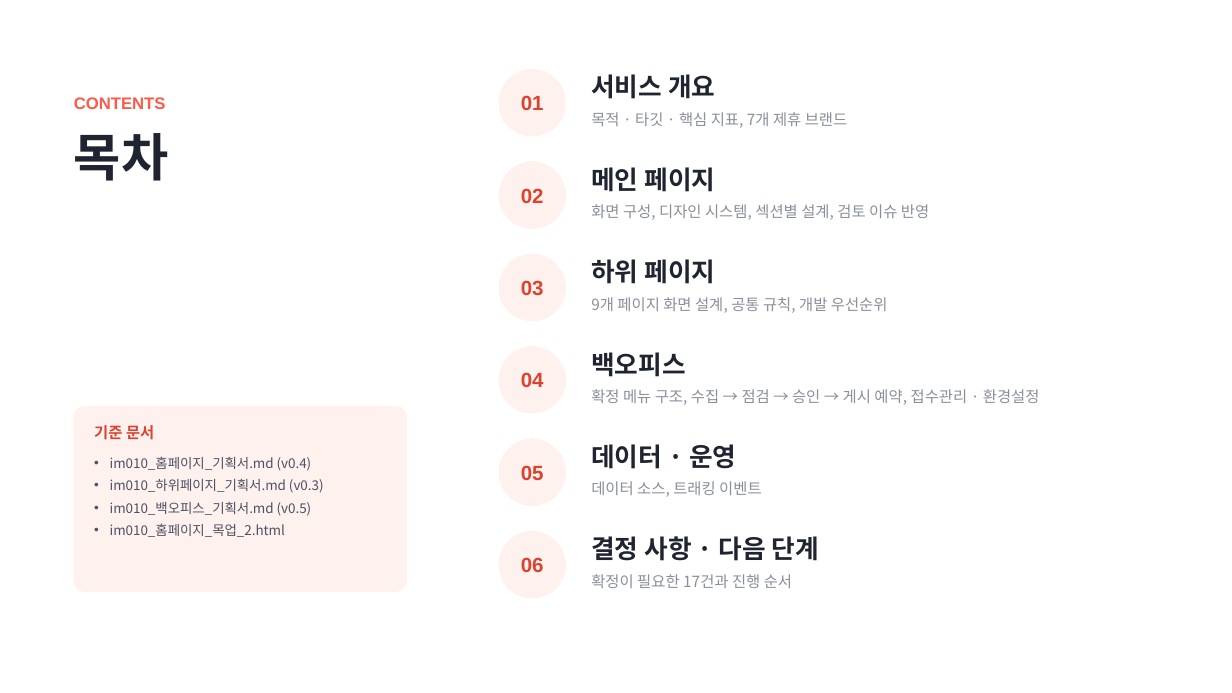
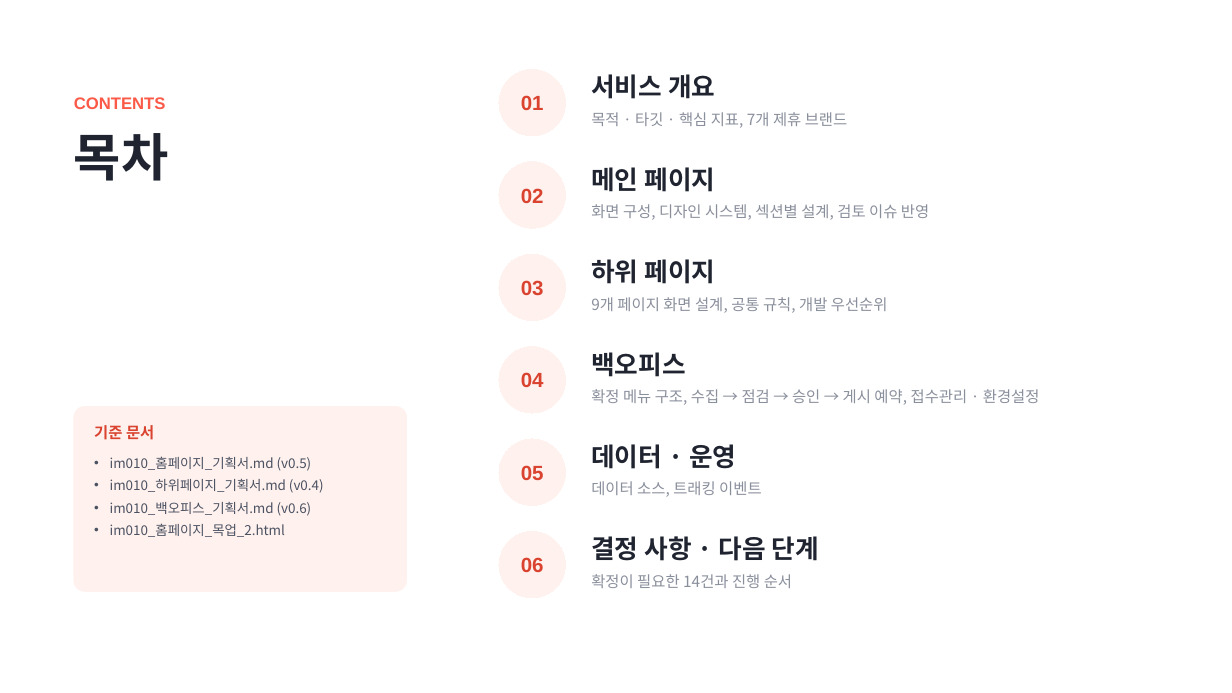
Before and after one commit to chlee-oss/im010, a slide deck: slide 2 of im010_기획서.pptx. Drawn at 1232x693 pixels with LibreOffice and Linux fonts; fonts in the diff are those of the drawing. Boxes give left, top, right and bottom in pixels: in the first picture for what was removed or moved away, otherwise in the second. Text is boxed around its words. In the diff, an @@ line names an element or a change of style, - is before the commit and + after.

```diff
--- a/im010_기획서.pptx
+++ b/im010_기획서.pptx
@@ text at box(110, 456, 324, 516): text changed @@
-• im010_홈페이지_기획서.md (v0.4)
-• im010_하위페이지_기획서.md (v0.3)
-• im010_백오피스_기획서.md (v0.5)
+• im010_홈페이지_기획서.md (v0.5)
+• im010_하위페이지_기획서.md (v0.4)
+• im010_백오피스_기획서.md (v0.6)
@@ text at box(591, 574, 792, 588): text changed @@
-확정이 필요한 17건과 진행 순서
+확정이 필요한 14건과 진행 순서
```
Also in this commit, not shown: 14 other slides changed, 1 slide added, 1 slide removed, 3 other files.
